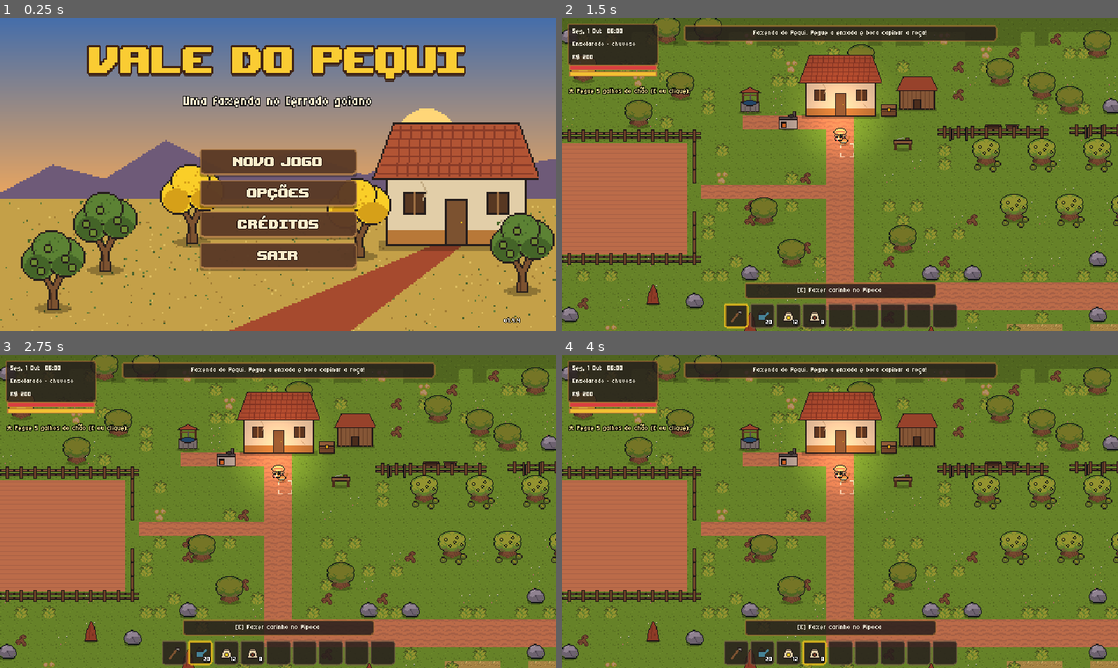
Above: before the commit, frames 1-4 (two rows, left to right).
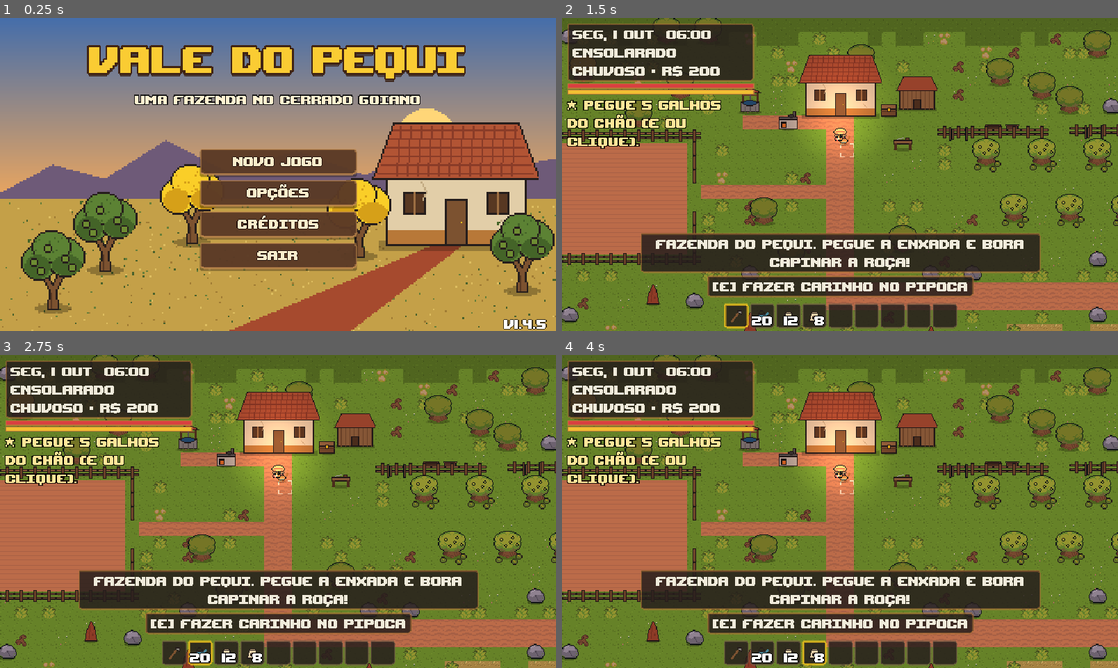
Above: after the commit, the same moments.

Repository: Carttocci/vale-do-pequi
Game: Godot game, scene res://scenes/title/title.tscn
The game is run twice, just before and just after one commit, with the same random seed, the same clock (stepped at 60 frames per second) and the same inputs.
Inputs (mouse positions are in pixels of both pictures, inside the frame that each line leads up to):
- Up to frame 1 (0.25 s): no input
- Up to frame 2 (1.5 s): click "Novo jogo" at 0.5 s; click (734, 315) at 1.27 s
- Up to frame 3 (2.75 s): click "20" at 2 s
- Up to frame 4 (4 s): click "12" at 2.75 s; click "8" at 3.5 s

The runs differ from the first frame. In frame 1, 1.7% of the frame differs, in the area x 24-99%, y 24-100%; in frame 2, 21%, in the area x 0-87%, y 1-99%; in frame 3, 21%; in frame 4, 21%.

Commit message:
Upheaval no jogo inteiro, HUD reorganizado pra caber; versão 1.4.5

Diff:
--- a/assets/ui/tema.tres
+++ b/assets/ui/tema.tres
@@ -1,6 +1,6 @@
 [gd_resource type="Theme" load_steps=8 format=3]
 
-[ext_resource type="FontFile" path="res://assets/fonts/Micro5.ttf" id="1"]
+[ext_resource type="FontFile" path="res://assets/fonts/Upheaval.ttf" id="1"]
 
 [sub_resource type="StyleBoxFlat" id="btn_normal"]
 content_margin_left = 10.0
@@ -90,7 +90,7 @@
 
 [resource]
 default_font = ExtResource("1")
-default_font_size = 11
+default_font_size = 20
 Button/colors/font_color = Color(0.98, 0.93, 0.8, 1)
 Button/colors/font_hover_color = Color(1, 0.86, 0.42, 1)
 Button/colors/font_pressed_color = Color(1, 0.86, 0.42, 1)
--- a/project.godot
+++ b/project.godot
@@ -7,7 +7,7 @@
 
 config/name="Vale do Pequi"
 config/description="Simulação de vida rural e Action RPG no Cerrado goiano."
-config/version="1.4.4"
+config/version="1.4.5"
 run/main_scene="res://scenes/title/title.tscn"
 config/features=PackedStringArray("4.3", "GL Compatibility")
 boot_splash/bg_color=Color(0.15, 0.12, 0.11, 1)
--- a/scripts/core/settings.gd
+++ b/scripts/core/settings.gd
@@ -50,13 +50,19 @@
     # caixas com LabelSettings (relógio do HUD) também entram na grade
     if c is Label and (c as Label).label_settings and (c as Label).label_settings.font_size > 0:
         var ls := (c as Label).label_settings
-        ls.font_size = 22 if ls.font_size >= 20 else 11
+        ls.font_size = _grid_size(ls.font_size)
     if not c.has_theme_font_size_override("font_size"):
         return
     if c.has_theme_font_override("font"):
         return
     var size := c.get_theme_font_size("font_size")
-    c.add_theme_font_size_override("font_size", 22 if size >= 20 else 11)
+    c.add_theme_font_size_override("font_size", _grid_size(size))
+
+
+## A fonte do jogo (Upheaval) é de grade de 20 px: todo texto fica em 20;
+## só o que já era enorme (título) vai pra 40/60.
+func _grid_size(size: int) -> int:
+    return 60 if size >= 50 else (40 if size >= 36 else DISPLAY_GRID)
 
 
 ## No navegador, em tela cheia o Esc é do navegador (sai da tela cheia antes de
--- a/scripts/interface/hud.gd
+++ b/scripts/interface/hud.gd
@@ -34,6 +34,7 @@
     _build_bars()
     _build_boss_bar()
     _build_tracker()
+    _build_left_column()
     _build_menu_extras()
     save_button.pressed.connect(_on_save_pressed)
     new_game_button.pressed.connect(_on_new_game_pressed)
@@ -49,6 +50,9 @@
 func _process(_delta: float) -> void:
     # Dica de ação some enquanto há conversa/loja/menu na frente.
     prompt_label.visible = _prompt_text != "" and not get_tree().paused
+    # aviso some atrás de janela aberta (mochila, loja, conversa...)
+    message_label.self_modulate.a = 0.0 if get_tree().paused and not pause_menu.visible else 1.0
+    _place_bottom_labels()
     _update_boss_bar()
     # Checagem barata a cada quadro: o sinal de redimensionamento não é
     # confiável em todos os navegadores quando o celular gira.
@@ -79,8 +83,49 @@
 func _on_prompt_changed(text: String) -> void:
     _prompt_text = text
     prompt_label.visible = text != ""
-    # No celular a dica aponta para o botão verde, não para a tecla E.
-    prompt_label.text = (text + "  (botão verde)") if _touch_mode else ("[E] " + text)
+    # No celular o botão verde acende; no PC a dica mostra a tecla E.
+    prompt_label.text = text if _touch_mode else ("[E] " + text)
+    prompt_label.custom_minimum_size = Vector2.ZERO
+    prompt_label.reset_size()
+    _place_bottom_labels()
+
+
+## Coluna da esquerda (relógio, vida/energia, missão, efeito de comida), uma
+## embaixo da outra, e dica/mensagem centradas em cima da barra de itens.
+const LEFT_WIDTH := 214.0
+var left_column: VBoxContainer
+
+
+func _build_left_column() -> void:
+    left_column = VBoxContainer.new()
+    left_column.name = "LeftColumn"
+    left_column.position = Vector2(6, 6)
+    left_column.custom_minimum_size = Vector2(LEFT_WIDTH, 0)
+    left_column.mouse_filter = Control.MOUSE_FILTER_IGNORE
+    left_column.add_theme_constant_override("separation", 3)
+    $Root.add_child(left_column)
+    $Root.move_child(left_column, 0)
+    var day_box: Control = $Root/DayBox
+    for n: Control in [day_box, health_bar.get_parent(), quest_label, buff_label]:
+        n.get_parent().remove_child(n)
+        left_column.add_child(n)
+    health_bar.custom_minimum_size.x = LEFT_WIDTH
+    energy_bar.custom_minimum_size.x = LEFT_WIDTH
+    quest_label.custom_minimum_size = Vector2(LEFT_WIDTH, 0)
+    message_label.custom_minimum_size = Vector2(0, 0)
+    message_label.set_anchors_preset(Control.PRESET_TOP_LEFT)
+    prompt_label.set_anchors_preset(Control.PRESET_TOP_LEFT)
+
+
+func _place_bottom_labels() -> void:
+    var view := get_viewport().get_visible_rect().size
+    prompt_label.position = Vector2(roundf((view.x - prompt_label.size.x) / 2.0), view.y - 40.0 - prompt_label.size.y)
+    var w := minf(460.0, view.x - 40.0)
+    message_label.size = Vector2(w, 0)
+    message_label.custom_minimum_size = Vector2(w, 0)
+    message_label.reset_size()
+    var above := prompt_label.position.y - 4.0 if prompt_label.visible else view.y - 40.0
+    message_label.position = Vector2(roundf((view.x - w) / 2.0), above - message_label.size.y)
 
 
 func _on_touch_mode_changed(enabled: bool) -> void:
@@ -105,6 +150,7 @@
     message_label.text = text
     message_label.modulate.a = 1.0
     message_label.show()
+    _place_bottom_labels()
     message_timer.start(duration)
 
 
@@ -134,8 +180,8 @@
 
 ## "Seg, 1 Out  06:00" / "Chuva · Período chuvoso"
 func update_clock() -> void:
-    day_label.text = "%s  %s\n%s · %s\nR$ %d" % [Calendar.format_date(GameState.day), Calendar.format_time(Clock.minutes),
-        Clock.weather_name(), Calendar.period_name(GameState.day).trim_prefix("Período "), GameState.money]
+    day_label.text = "%s  %s\n%s\n%s · R$ %d" % [Calendar.format_date(GameState.day), Calendar.format_time(Clock.minutes),
+        Clock.weather_name(), Calendar.period_name(GameState.day).trim_prefix("Período ").capitalize(), GameState.money]
 
 
 # --- vida e energia -------------------------------------------------------------
@@ -227,8 +273,6 @@
 
 func _build_tracker() -> void:
     quest_label = Label.new()
-    quest_label.position = Vector2(8, 78)
-    quest_label.size = Vector2(190, 40)
     quest_label.autowrap_mode = TextServer.AUTOWRAP_WORD_SMART
     quest_label.add_theme_font_size_override("font_size", 8)
     quest_label.add_theme_color_override("font_color", Color(1, 0.9, 0.6))
--- a/scripts/interface/journal_ui.gd
+++ b/scripts/interface/journal_ui.gd
@@ -203,7 +203,7 @@
     v.add_child(top)
     for i in TABS.size():
         var b := Button.new()
-        b.text = "  %s  " % TABS[i]
+        b.text = TABS[i]
         b.focus_mode = Control.FOCUS_NONE
         b.add_theme_font_size_override("font_size", 10)
         b.pressed.connect(set_tab.bind(i))
--- a/scripts/interface/map_ui.gd
+++ b/scripts/interface/map_ui.gd
@@ -6,12 +6,12 @@
 
 ## Vale: posição de cada região no quadro da direita e por onde se liga.
 const WORLD := {
-    &"farm": {"pos": Vector2(30, 120), "name": "Fazenda"},
-    &"vila": {"pos": Vector2(90, 90), "name": "Vila"},
-    &"mata": {"pos": Vector2(150, 120), "name": "Mata dos Ipês"},
-    &"serra": {"pos": Vector2(150, 50), "name": "Serra"},
-    &"mina": {"pos": Vector2(90, 20), "name": "Mina"},
-    &"ruinas": {"pos": Vector2(205, 20), "name": "Ruínas"},
+    &"farm": {"pos": Vector2(44, 150), "name": "Fazenda"},
+    &"vila": {"pos": Vector2(110, 108), "name": "Vila"},
+    &"mata": {"pos": Vector2(190, 150), "name": "Mata"},
+    &"serra": {"pos": Vector2(190, 66), "name": "Serra"},
+    &"mina": {"pos": Vector2(110, 22), "name": "Mina"},
+    &"ruinas": {"pos": Vector2(230, 22), "name": "Ruínas"},
 }
 const LINKS := [[&"farm", &"vila"], [&"vila", &"mata"], [&"mata", &"serra"], [&"serra", &"mina"], [&"serra", &"ruinas"]]
 ## Cor de cada coluna do atlas do chão (FarmGround.LEGEND).
@@ -117,7 +117,7 @@
         var q := world_to_map(ex.global_position - _level.global_position)
         _marks.draw_rect(Rect2(q - Vector2(3, 3), Vector2(6, 6)), Color(1, 0.85, 0.3))
         var label: String = WORLD.get(ex.target_region, {}).get("name", String(ex.target_region))
-        _marks.draw_string(font, q + Vector2(5, 4), "→ " + label, HORIZONTAL_ALIGNMENT_LEFT, -1, 11, Color(1, 0.92, 0.6))
+        _marks.draw_string(font, q + Vector2(5, 7), "→ " + label, HORIZONTAL_ALIGNMENT_LEFT, -1, 20, Color(1, 0.92, 0.6))
     # moradores (com missão: "!")
     for n in get_tree().get_nodes_in_group("npc"):
         var npc := n as Node2D
@@ -126,7 +126,7 @@
         var q := world_to_map(npc.global_position - _level.global_position)
         _marks.draw_circle(q, 2.5, Color(0.55, 0.8, 1))
         if npc.has_method("has_quest_hint") and npc.has_quest_hint():
-            _marks.draw_string(font, q + Vector2(-2, -4), "!", HORIZONTAL_ALIGNMENT_LEFT, -1, 11, Color(1, 0.9, 0.2))
+            _marks.draw_string(font, q + Vector2(-3, -3), "!", HORIZONTAL_ALIGNMENT_LEFT, -1, 20, Color(1, 0.9, 0.2))
     # criação
     var ranch := get_tree().get_first_node_in_group("ranch") as Ranch
     if ranch and _level.is_ancestor_of(ranch):
@@ -157,8 +157,8 @@
         var known := _known(id)
         var col := Color(0.95, 0.4, 0.3) if id == here else (Color(0.85, 0.78, 0.6) if known else Color(0.4, 0.36, 0.32))
         _world.draw_rect(Rect2(p - Vector2(5, 5), Vector2(10, 10)), col)
-        _world.draw_string(font, p + Vector2(-20, 18), WORLD[id].name if known else "???",
-            HORIZONTAL_ALIGNMENT_CENTER, 40, 11, col)
+        _world.draw_string(font, p + Vector2(-45, 24), WORLD[id].name if known else "???",
+            HORIZONTAL_ALIGNMENT_CENTER, 90, 20, col)
 
 
 func _known(id: StringName) -> bool:
@@ -209,17 +209,17 @@
     _marks.draw.connect(_draw_marks)
     _region_tex.add_child(_marks)
     var right := VBoxContainer.new()
-    right.custom_minimum_size = Vector2(240, 0)
+    right.custom_minimum_size = Vector2(270, 0)
     h.add_child(right)
     var wt := Label.new()
     wt.text = "Vale do Pequi"
     Settings.display_font(wt)
     right.add_child(wt)
     _world = Control.new()
-    _world.custom_minimum_size = Vector2(240, 150)
+    _world.custom_minimum_size = Vector2(270, 180)
     _world.draw.connect(_draw_world)
     right.add_child(_world)
     var legend := Label.new()
-    legend.text = "● você   ● moradores   ■ saída\n! tem missão   □ cercados"
+    legend.text = "● você  ● moradores\n■ saída  ! missão  □ cercados"
     legend.add_theme_color_override("font_color", Color(0.85, 0.78, 0.6))
     right.add_child(legend)
--- a/scripts/interface/title_screen.gd
+++ b/scripts/interface/title_screen.gd
@@ -136,7 +136,7 @@
     credits.set_anchors_preset(Control.PRESET_BOTTOM_LEFT)
     credits.position = Vector2(10, -110)
     var l := Label.new()
-    l.text = "Vale do Pequi — um jogo de Carttocci\nFeito co …(61 unchanged characters)…  (CC0),\nrepintada para o Cerrado. Fontes Micro 5 (OFL) e Upheaval (Brian Kent, freeware).\nO resto da arte e os sons  …(127 unchanged characters)…
+    l.text = "Vale do Pequi — um jogo de Carttocci\nFeito co …(61 unchanged characters)…  (CC0),\nrepintada para o Cerrado. Fonte Upheaval (Brian Kent, Ænigma Fonts, freeware).\nO resto da arte e os sons  …(127 unchanged characters)…
     l.add_theme_font_size_override("font_size", 9)
     credits.add_child(l)
     credits.hide()
--- a/tests/test_runner.gd
+++ b/tests/test_runner.gd
@@ -2928,7 +2928,7 @@
     var hud := _main.get_node("HUD")
     var sizes := hud.find_children("*", "Label", true, false).filter(func(l: Label) -> bool: return l.label_settings != null) \
         .map(func(l: Label) -> int: return l.label_settings.font_size)
-    check(not sizes.is_empty() and sizes.all(func(z: int) -> bool: return z == 11 or z == 22), "caixa do relógio no tamanho da grade da fonte " + str(sizes))
+    check(not sizes.is_empty() and sizes.all(func(z: int) -> bool: return z % Settings.DISPLAY_GRID == 0), "caixa do relógio no tamanho da grade da fonte " + str(sizes))
 
 
 func _test_world_polish() -> void:
Binary file changed: assets/fonts/Simbolos.ttf
Not shown, changed: assets/fonts/LEIA-ME.md
Not shown, changed: documentation/changelog.md
